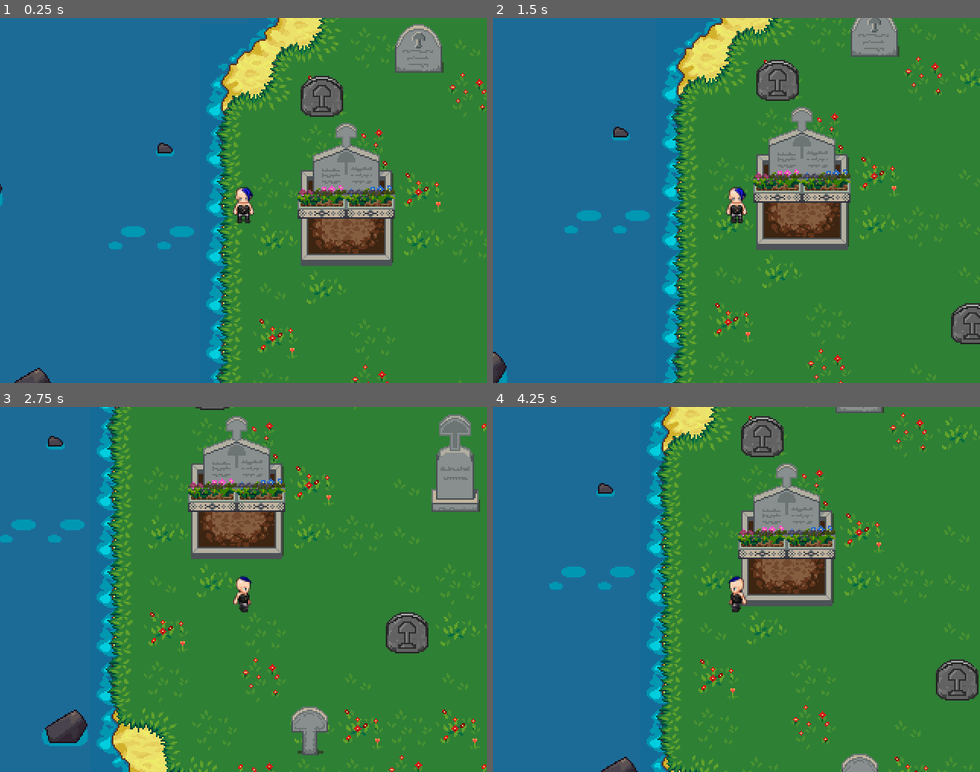
Above: before the commit, frames 1-4 (two rows, left to right).
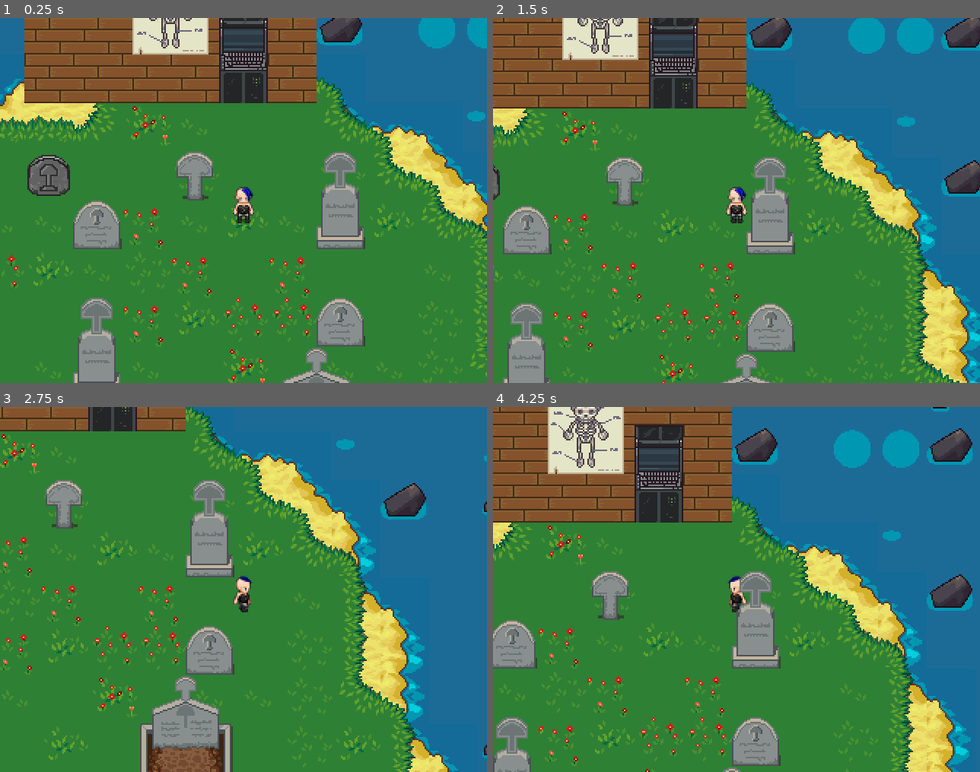
Above: after the commit, the same moments.

Repository: notnullgames/lol
Game: Godot game, scene res://maps/Demo.tscn
The game is run twice, just before and just after one commit, with the same random seed, the same clock (stepped at 60 frames per second) and the same inputs.
Inputs:
- Up to frame 1 (0.25 s): no input
- Up to frame 2 (1.5 s): tap Enter at 0.5 s; hold Right (ui_right) 0.53-1.28 s; hold Z (ui_accept) 0.53-1.28 s; hold Down (ui_down) from 1.28 s (still down); tap Z (ui_accept) at 1.35 s
- Up to frame 3 (2.75 s): tap Z (ui_accept) at 1.52, 1.82 s; release Down (ui_down) at 2.03 s; hold Right (ui_right) from 2.03 s (still down); hold Z (ui_accept) from 2.03 s (still down)
- Up to frame 4 (4.25 s): release Right (ui_right) at 2.78 s; release Z (ui_accept) at 2.78 s; hold Up (ui_up) 2.78-3.53 s; tap Z (ui_accept) at 2.85, 3.02, 3.32 s; hold Left (ui_left) from 3.53 s (still down); hold Z (ui_accept) from 3.53 s (still down)

The runs differ from the first frame. In frame 1, 76% of the frame differs, in the area x 0-100%, y 0-100%; in frame 2, 79%; in frame 3, 73%; in frame 4, 81%.

Commit message:
basic frame of computer

Diff:
--- a/DialogControl.gd
+++ b/DialogControl.gd
@@ -24,6 +24,8 @@
 
 # this is exposed for Global.show_dialog
 func show_dialog(name, text, name_align):
+	scroll = 0
+	self.visible = true
 	Global.player_can_move = false
 	if name_align == "left":
 		$Name.bbcode_text = name
@@ -32,7 +34,5 @@
 	if name_align == "center":
 		$Name.bbcode_text = "[center]%s[/center]" % name
 	$NinePatchRect/Text.bbcode_text = text + "\n\n"
-	scroll = 0
-	self.visible = true
 	$NinePatchRect/Text.scroll_to_line(scroll)
 	return self
--- a/Global.gd
+++ b/Global.gd
@@ -1,4 +1,4 @@
-extends Node2D
+extends CanvasLayer
 
 var current_scene = null
 
--- a/Global.tscn
+++ b/Global.tscn
@@ -4,9 +4,7 @@
 [ext_resource path="res://images/window.9.png" type="Texture" id=2]
 [ext_resource path="res://DialogControl.gd" type="Script" id=3]
 
-[node name="Global" type="Node2D"]
-z_index = 10
-z_as_relative = false
+[node name="Global" type="CanvasLayer"]
 script = ExtResource( 1 )
 
 [node name="DialogControl" type="Control" parent="."]
--- a/lpc/aks_assets.tres
+++ b/lpc/aks_assets.tres
@@ -47,6 +47,24 @@
 [sub_resource type="ConvexPolygonShape2D" id=15]
 points = PoolVector2Array( 55.6296, 64, 11.5307, 63.4806, 10.9726, 32.7816, 55.0675, 32.2235 )
 
+[sub_resource type="ConvexPolygonShape2D" id=16]
+points = PoolVector2Array( 0, 0, 32, 0, 32, 32, 0, 32 )
+
+[sub_resource type="ConvexPolygonShape2D" id=17]
+points = PoolVector2Array( 0, 0, 32, 0, 32, 32, 0, 32 )
+
+[sub_resource type="ConvexPolygonShape2D" id=18]
+points = PoolVector2Array( 0, 0, 32, 0, 32, 32, 0, 32 )
+
+[sub_resource type="ConvexPolygonShape2D" id=19]
+points = PoolVector2Array( 0, 0, 32, 0, 32, 32, 0, 32 )
+
+[sub_resource type="ConvexPolygonShape2D" id=20]
+points = PoolVector2Array( 0, 0, 32, 0, 32, 32, 0, 32 )
+
+[sub_resource type="ConvexPolygonShape2D" id=21]
+points = PoolVector2Array( 0, 0, 32, 0, 32, 32, 0, 32 )
+
 [sub_resource type="ConvexPolygonShape2D" id=22]
 points = PoolVector2Array( 0, 0, 32, 0, 32, 32, 0, 32 )
 
@@ -66,36 +84,18 @@
 points = PoolVector2Array( 0, 0, 32, 0, 32, 32, 0, 32 )
 
 [sub_resource type="ConvexPolygonShape2D" id=28]
-points = PoolVector2Array( 0, 0, 32, 0, 32, 32, 0, 32 )
+points = PoolVector2Array( 31.524, 31.8797, 1.62431, 31.8797, 1.62431, 17.4121, 31.524, 17.4121 )
 
 [sub_resource type="ConvexPolygonShape2D" id=29]
-points = PoolVector2Array( 0, 0, 32, 0, 32, 32, 0, 32 )
+points = PoolVector2Array( 24.7725, 32, 7.41136, 31.7084, 5.96461, 16.2763, 25.2547, 15.794 )
 
 [sub_resource type="ConvexPolygonShape2D" id=30]
-points = PoolVector2Array( 0, 0, 32, 0, 32, 32, 0, 32 )
+points = PoolVector2Array( 32, 29.4398, 0, 29.4398, 1.29626, 16.7083, 31.3889, 16.7083 )
 
 [sub_resource type="ConvexPolygonShape2D" id=31]
-points = PoolVector2Array( 0, 0, 32, 0, 32, 32, 0, 32 )
+points = PoolVector2Array( 31.3889, 32, 1.29626, 32, 1.29626, 20.0092, 32, 20.0092 )
 
 [sub_resource type="ConvexPolygonShape2D" id=32]
-points = PoolVector2Array( 0, 0, 32, 0, 32, 32, 0, 32 )
-
-[sub_resource type="ConvexPolygonShape2D" id=33]
-points = PoolVector2Array( 0, 0, 32, 0, 32, 32, 0, 32 )
-
-[sub_resource type="ConvexPolygonShape2D" id=21]
-points = PoolVector2Array( 31.524, 31.8797, 1.62431, 31.8797, 1.62431, 17.4121, 31.524, 17.4121 )
-
-[sub_resource type="ConvexPolygonShape2D" id=17]
-points = PoolVector2Array( 24.7725, 32, 7.41136, 31.7084, 5.96461, 16.2763, 25.2547, 15.794 )
-
-[sub_resource type="ConvexPolygonShape2D" id=18]
-points = PoolVector2Array( 32, 29.4398, 0, 29.4398, 1.29626, 16.7083, 31.3889, 16.7083 )
-
-[sub_resource type="ConvexPolygonShape2D" id=19]
-points = PoolVector2Array( 31.3889, 32, 1.29626, 32, 1.29626, 20.0092, 32, 20.0092 )
-
-[sub_resource type="ConvexPolygonShape2D" id=20]
 points = PoolVector2Array( 31.2176, 30.0185, 2.86108, 30.0185, 2.86108, 16.1296, 31.2176, 16.1296 )
 
 [resource]
--- /dev/null
+++ b/lpc/cyber.tres
@@ -0,0 +1,207 @@
+[gd_resource type="TileSet" load_steps=4 format=2]
+
+[ext_resource path="res://lpc/images/cyber-Interior-Furniture.png" type="Texture" id=1]
+
+[sub_resource type="ConvexPolygonShape2D" id=1]
+points = PoolVector2Array( 0, 0, 32, 0, 32, 64, 0, 64 )
+
+[sub_resource type="ConvexPolygonShape2D" id=2]
+points = PoolVector2Array( 0, 0, 32, 0, 32, 64, 0, 64 )
+
+[resource]
+0/name = "cyber-Interior-Furniture.png 0"
+0/texture = ExtResource( 1 )
+0/tex_offset = Vector2( 0, 0 )
+0/modulate = Color( 1, 1, 1, 1 )
+0/region = Rect2( 384, 192, 32, 64 )
+0/tile_mode = 0
+0/occluder_offset = Vector2( 0, 0 )
+0/navigation_offset = Vector2( 0, 0 )
+0/shape_offset = Vector2( 0, 0 )
+0/shape_transform = Transform2D( 1, 0, 0, 1, 0, 0 )
+0/shape = SubResource( 1 )
+0/shape_one_way = false
+0/shape_one_way_margin = 1.0
+0/shapes = [ {
+"autotile_coord": Vector2( 0, 0 ),
+"one_way": false,
+"one_way_margin": 1.0,
+"shape": SubResource( 1 ),
+"shape_transform": Transform2D( 1, 0, 0, 1, 0, 0 )
+} ]
+0/z_index = 0
+1/name = "cyber-Interior-Furniture.png 1"
+1/texture = ExtResource( 1 )
+1/tex_offset = Vector2( 0, 0 )
+1/modulate = Color( 1, 1, 1, 1 )
+1/region = Rect2( 352, 192, 32, 64 )
+1/tile_mode = 0
+1/occluder_offset = Vector2( 0, 0 )
+1/navigation_offset = Vector2( 0, 0 )
+1/shape_offset = Vector2( 0, 0 )
+1/shape_transform = Transform2D( 1, 0, 0, 1, 0, 0 )
+1/shape = SubResource( 2 )
+1/shape_one_way = false
+1/shape_one_way_margin = 1.0
+1/shapes = [ {
+"autotile_coord": Vector2( 0, 0 ),
+"one_way": false,
+"one_way_margin": 1.0,
+"shape": SubResource( 2 ),
+"shape_transform": Transform2D( 1, 0, 0, 1, 0, 0 )
+} ]
+1/z_index = 0
+2/name = "cyber-Interior-Furniture.png 2"
+2/texture = ExtResource( 1 )
+2/tex_offset = Vector2( 0, 0 )
+2/modulate = Color( 1, 1, 1, 1 )
+2/region = Rect2( 160, 0, 32, 32 )
+2/tile_mode = 0
+2/occluder_offset = Vector2( 0, 0 )
+2/navigation_offset = Vector2( 0, 0 )
+2/shape_offset = Vector2( 0, 0 )
+2/shape_transform = Transform2D( 1, 0, 0, 1, 0, 0 )
+2/shape_one_way = false
+2/shape_one_way_margin = 0.0
+2/shapes = [  ]
+2/z_index = 0
+3/name = "cyber-Interior-Furniture.png 3"
+3/texture = ExtResource( 1 )
+3/tex_offset = Vector2( 0, 0 )
+3/modulate = Color( 1, 1, 1, 1 )
+3/region = Rect2( 160, 32, 32, 32 )
+3/tile_mode = 0
+3/occluder_offset = Vector2( 0, 0 )
+3/navigation_offset = Vector2( 0, 0 )
+3/shape_offset = Vector2( 0, 0 )
+3/shape_transform = Transform2D( 1, 0, 0, 1, 0, 0 )
+3/shape_one_way = false
+3/shape_one_way_margin = 0.0
+3/shapes = [  ]
+3/z_index = 0
+4/name = "cyber-Interior-Furniture.png 4"
+4/texture = ExtResource( 1 )
+4/tex_offset = Vector2( 0, 0 )
+4/modulate = Color( 1, 1, 1, 1 )
+4/region = Rect2( 192, 32, 32, 32 )
+4/tile_mode = 0
+4/occluder_offset = Vector2( 0, 0 )
+4/navigation_offset = Vector2( 0, 0 )
+4/shape_offset = Vector2( 0, 0 )
+4/shape_transform = Transform2D( 1, 0, 0, 1, 0, 0 )
+4/shape_one_way = false
+4/shape_one_way_margin = 0.0
+4/shapes = [  ]
+4/z_index = 0
+5/name = "cyber-Interior-Furniture.png 5"
+5/texture = ExtResource( 1 )
+5/tex_offset = Vector2( 0, 0 )
+5/modulate = Color( 1, 1, 1, 1 )
+5/region = Rect2( 96, 96, 32, 32 )
+5/tile_mode = 0
+5/occluder_offset = Vector2( 0, 0 )
+5/navigation_offset = Vector2( 0, 0 )
+5/shape_offset = Vector2( 0, 0 )
+5/shape_transform = Transform2D( 1, 0, 0, 1, 0, 0 )
+5/shape_one_way = false
+5/shape_one_way_margin = 0.0
+5/shapes = [  ]
+5/z_index = 0
+6/name = "cyber-Interior-Furniture.png 6"
+6/texture = ExtResource( 1 )
+6/tex_offset = Vector2( 0, 0 )
+6/modulate = Color( 1, 1, 1, 1 )
+6/region = Rect2( 64, 96, 32, 32 )
+6/tile_mode = 0
+6/occluder_offset = Vector2( 0, 0 )
+6/navigation_offset = Vector2( 0, 0 )
+6/shape_offset = Vector2( 0, 0 )
+6/shape_transform = Transform2D( 1, 0, 0, 1, 0, 0 )
+6/shape_one_way = false
+6/shape_one_way_margin = 0.0
+6/shapes = [  ]
+6/z_index = 0
+7/name = "cyber-Interior-Furniture.png 7"
+7/texture = ExtResource( 1 )
+7/tex_offset = Vector2( 0, 0 )
+7/modulate = Color( 1, 1, 1, 1 )
+7/region = Rect2( 0, 96, 32, 32 )
+7/tile_mode = 0
+7/occluder_offset = Vector2( 0, 0 )
+7/navigation_offset = Vector2( 0, 0 )
+7/shape_offset = Vector2( 0, 0 )
+7/shape_transform = Transform2D( 1, 0, 0, 1, 0, 0 )
+7/shape_one_way = false
+7/shape_one_way_margin = 0.0
+7/shapes = [  ]
+7/z_index = 0
+8/name = "cyber-Interior-Furniture.png 8"
+8/texture = ExtResource( 1 )
+8/tex_offset = Vector2( 0, 0 )
+8/modulate = Color( 1, 1, 1, 1 )
+8/region = Rect2( 224, 160, 32, 32 )
+8/tile_mode = 0
+8/occluder_offset = Vector2( 0, 0 )
+8/navigation_offset = Vector2( 0, 0 )
+8/shape_offset = Vector2( 0, 0 )
+8/shape_transform = Transform2D( 1, 0, 0, 1, 0, 0 )
+8/shape_one_way = false
+8/shape_one_way_margin = 0.0
+8/shapes = [  ]
+8/z_index = 0
+9/name = "cyber-Interior-Furniture.png 9"
+9/texture = ExtResource( 1 )
+9/tex_offset = Vector2( 0, 0 )
+9/modulate = Color( 1, 1, 1, 1 )
+9/region = Rect2( 128, 64, 32, 64 )
+9/tile_mode = 0
+9/occluder_offset = Vector2( 0, 0 )
+9/navigation_offset = Vector2( 0, 0 )
+9/shape_offset = Vector2( 0, 0 )
+9/shape_transform = Transform2D( 1, 0, 0, 1, 0, 0 )
+9/shape_one_way = false
+9/shape_one_way_margin = 0.0
+9/shapes = [  ]
+9/z_index = 0
+10/name = "cyber-Interior-Furniture.png 10"
+10/texture = ExtResource( 1 )
+10/tex_offset = Vector2( 0, 0 )
+10/modulate = Color( 1, 1, 1, 1 )
+10/region = Rect2( 160, 96, 32, 32 )
+10/tile_mode = 0
+10/occluder_offset = Vector2( 0, 0 )
+10/navigation_offset = Vector2( 0, 0 )
+10/shape_offset = Vector2( 0, 0 )
+10/shape_transform = Transform2D( 1, 0, 0, 1, 0, 0 )
+10/shape_one_way = false
+10/shape_one_way_margin = 0.0
+10/shapes = [  ]
+10/z_index = 0
+11/name = "cyber-Interior-Furniture.png 11"
+11/texture = ExtResource( 1 )
+11/tex_offset = Vector2( 0, 0 )
+11/modulate = Color( 1, 1, 1, 1 )
+11/region = Rect2( 96, 0, 32, 64 )
+11/tile_mode = 0
+11/occluder_offset = Vector2( 0, 0 )
+11/navigation_offset = Vector2( 0, 0 )
+11/shape_offset = Vector2( 0, 0 )
+11/shape_transform = Transform2D( 1, 0, 0, 1, 0, 0 )
+11/shape_one_way = false
+11/shape_one_way_margin = 0.0
+11/shapes = [  ]
+11/z_index = 0
+12/name = "cyber-Interior-Furniture.png 12"
+12/texture = ExtResource( 1 )
+12/tex_offset = Vector2( 0, 0 )
+12/modulate = Color( 1, 1, 1, 1 )
+12/region = Rect2( 128, 0, 32, 64 )
+12/tile_mode = 0
+12/occluder_offset = Vector2( 0, 0 )
+12/navigation_offset = Vector2( 0, 0 )
+12/shape_offset = Vector2( 0, 0 )
+12/shape_transform = Transform2D( 1, 0, 0, 1, 0, 0 )
+12/shape_one_way = false
+12/shape_one_way_margin = 0.0
+12/shapes = [  ]
+12/z_index = 0
--- a/maps/Demo.tscn
+++ b/maps/Demo.tscn
@@ -1,8 +1,10 @@
-[gd_scene load_steps=4 format=2]
+[gd_scene load_steps=6 format=2]
 
 [ext_resource path="res://lpc/terrain_brush.tres" type="TileSet" id=1]
 [ext_resource path="res://lpc/aks_assets.tres" type="TileSet" id=2]
 [ext_resource path="res://objects/Player.tscn" type="PackedScene" id=3]
+[ext_resource path="res://objects/Computer.tscn" type="PackedScene" id=4]
+[ext_resource path="res://Global.tscn" type="PackedScene" id=5]
 
 [node name="Demo" type="Node2D"]
 
@@ -27,16 +29,19 @@
 format = 1
 tile_data = PoolIntArray( -196608, 3, 524288, -196607, 3, 524289, -196606, 3, 524289, -196605, 3, 524289, -196604, 3, 1 …(4058 unchanged characters)…
 
+[node name="Computer" parent="." instance=ExtResource( 4 )]
+position = Vector2( 96, -128 )
+
 [node name="gravestones and stuff" type="TileMap" parent="."]
 tile_set = ExtResource( 2 )
 cell_size = Vector2( 32, 32 )
 cell_custom_transform = Transform2D( 32, 0, 0, 32, 0, 0 )
 cell_y_sort = true
 format = 1
-tile_data = PoolIntArray( -262145, 40, 0, -327680, 40, 0, -3 …(92 unchanged characters)… , -262143, 40, 0, -262142, 40, 0, -262141, 40, 0, -262140, 40, 0, -131073, 40, 0, -196608, 40, 0, -196607, 40, 0, -196606, 40, 0, -196605, 40, 0, -196604, 40, 0, -1, 2, 0, -6553 …(168 unchanged characters)…
+tile_data = PoolIntArray( -262145, 40, 0, -327680, 40, 0, -3 …(92 unchanged characters)… , -262143, 40, 0, -262142, 40, 0, -262140, 40, 0, -131073, 40, 0, -196608, 40, 0, -196607, 40, 0, -196606, 40, 0, -196604, 40, 0, -1, 2, 0, -6553 …(168 unchanged characters)…
 
 [node name="Player" parent="gravestones and stuff" instance=ExtResource( 3 )]
-position = Vector2( -195.727, 116.149 )
+position = Vector2( 112, 0 )
 
 [node name="on top" type="TileMap" parent="."]
 tile_set = ExtResource( 2 )
@@ -44,3 +49,5 @@
 cell_custom_transform = Transform2D( 32, 0, 0, 32, 0, 0 )
 format = 1
 tile_data = PoolIntArray( -327681, 6, 0, -393216, 7, 0, -393215, 8, 0, -393214, 6, 0, -393213, 7, 0, -393212, 8, 0, -327679, 14, 0, -65531, 4, 0, 196603, 45, 0, 131072, 4, 0, 262139, 6, 0, 262140, 7, 0, 196612, 45, 0 )
+
+[node name="Global" parent="." instance=ExtResource( 5 )]
--- /dev/null
+++ b/objects/Computer.gd
@@ -0,0 +1,19 @@
+extends Area2D
+
+# this is me tryign to make a self-activated object
+# it needs some work
+
+var touching = false
+
+func _on_Computer_body_entered(body):
+	if body.name == "Player":
+		touching = true
+
+func _on_Computer_body_exited(body):
+	if body.name == "Player":
+		touching = false
+
+func _input(event):
+	if event.is_action_pressed("ui_accept") and touching and Global.player_can_move:
+		print("dialog goes here, but it's broke.")
+		var dialog = Global.show_dialog("PX9000", "Hello and welcome to the computer.", "left")
--- /dev/null
+++ b/objects/Computer.tscn
@@ -0,0 +1,22 @@
+[gd_scene load_steps=4 format=2]
+
+[ext_resource path="res://lpc/cyber.tres" type="TileSet" id=1]
+[ext_resource path="res://objects/Computer.gd" type="Script" id=2]
+
+[sub_resource type="RectangleShape2D" id=1]
+extents = Vector2( 12.9709, 10.7473 )
+
+[node name="Computer" type="Area2D"]
+collision_layer = 2
+script = ExtResource( 2 )
+
+[node name="CollisionShapeInteract" type="CollisionShape2D" parent="."]
+position = Vector2( 15.2028, 60.4576 )
+shape = SubResource( 1 )
+
+[node name="TileMap" type="TileMap" parent="."]
+tile_set = ExtResource( 1 )
+format = 1
+tile_data = PoolIntArray( 0, 0, 0 )
+[connection signal="body_entered" from="." to="." method="_on_Computer_body_entered"]
+[connection signal="body_exited" from="." to="." method="_on_Computer_body_exited"]
--- a/objects/Player.tscn
+++ b/objects/Player.tscn
@@ -75,8 +75,7 @@
 "values": [ 9 ]
 }
 
-[sub_resource type="Animation" id=39]
-resource_name = "WalkE"
+[sub_resource type="Animation" id=64]
 length = 0.8
 loop = true
 tracks/0/type = "value"
@@ -92,8 +91,7 @@
 "values": [ 27, 28, 29, 30, 31, 32, 33, 34, 35 ]
 }
 
-[sub_resource type="Animation" id=40]
-resource_name = "WalkN"
+[sub_resource type="Animation" id=65]
 length = 0.9
 loop = true
 tracks/0/type = "value"
@@ -109,8 +107,7 @@
 "values": [ 0, 1, 2, 3, 4, 5, 6, 7, 8 ]
 }
 
-[sub_resource type="Animation" id=41]
-resource_name = "WalkS"
+[sub_resource type="Animation" id=66]
 length = 0.9
 loop = true
 tracks/0/type = "value"
@@ -193,19 +190,23 @@
 max_space = Vector2( 1, 1.1 )
 blend_mode = 1
 
-[sub_resource type="AnimationNodeStateMachineTransition" id=59]
-
-[sub_resource type="AnimationNodeStateMachineTransition" id=60]
-
-[sub_resource type="AnimationNodeStateMachine" id=47]
-states/Idle/node = SubResource( 53 )
+[sub_resource type="AnimationNodeStateMachineTransition" id=73]
+
+[sub_resource type="AnimationNodeStateMachineTransition" id=74]
+
+[sub_resource type="AnimationNodeStateMachine" id=75]
+states/Idle/node = SubResource( 72 )
 states/Idle/position = Vector2( 144, 42 )
 states/Walk/node = SubResource( 54 )
 states/Walk/position = Vector2( 313, 42 )
-transitions = [ "Idle", "Walk", SubResource( 59 ), "Walk", "Idle", SubResource( 60 ) ]
+transitions = [ "Idle", "Walk", SubResource( 73 ), "Walk", "Idle", SubResource( 74 ) ]
 start_node = "Idle"
 
-[sub_resource type="AnimationNodeStateMachinePlayback" id=48]
+[sub_resource type="AnimationNodeStateMachinePlayback" id=76]
+
+[sub_resource type="CapsuleShape2D" id=77]
+radius = 13.4579
+height = 0.0
 
 [node name="Player" type="KinematicBody2D"]
 position = Vector2( -0.452744, -16.1746 )
@@ -226,19 +227,26 @@
 frame = 18
 
 [node name="AnimationPlayer" type="AnimationPlayer" parent="."]
-anims/IdleE = SubResource( 43 )
-anims/IdleN = SubResource( 44 )
-anims/IdleS = SubResource( 45 )
-anims/IdleW = SubResource( 46 )
-anims/WalkE = SubResource( 39 )
-anims/WalkN = SubResource( 40 )
-anims/WalkS = SubResource( 41 )
-anims/WalkW = SubResource( 42 )
+anims/IdleE = SubResource( 60 )
+anims/IdleN = SubResource( 61 )
+anims/IdleS = SubResource( 62 )
+anims/IdleW = SubResource( 63 )
+anims/WalkE = SubResource( 64 )
+anims/WalkN = SubResource( 65 )
+anims/WalkS = SubResource( 66 )
+anims/WalkW = SubResource( 67 )
 
 [node name="AnimationTree" type="AnimationTree" parent="."]
-tree_root = SubResource( 47 )
+tree_root = SubResource( 75 )
 anim_player = NodePath("../AnimationPlayer")
 active = true
-parameters/playback = SubResource( 48 )
+parameters/playback = SubResource( 76 )
 parameters/Idle/blend_position = Vector2( 0.000562072, 1.11654 )
 parameters/Walk/blend_position = Vector2( 0, 0 )
+
+[node name="Interaction" type="Area2D" parent="."]
+collision_layer = 2
+
+[node name="CollisionShape2D" type="CollisionShape2D" parent="Interaction"]
+position = Vector2( 1.57491, 17.6389 )
+shape = SubResource( 77 )
Not shown: 9 places in lpc/aks_assets.tres that only renumber resources
Not shown: 7 places in objects/Player.tscn that only renumber resources
